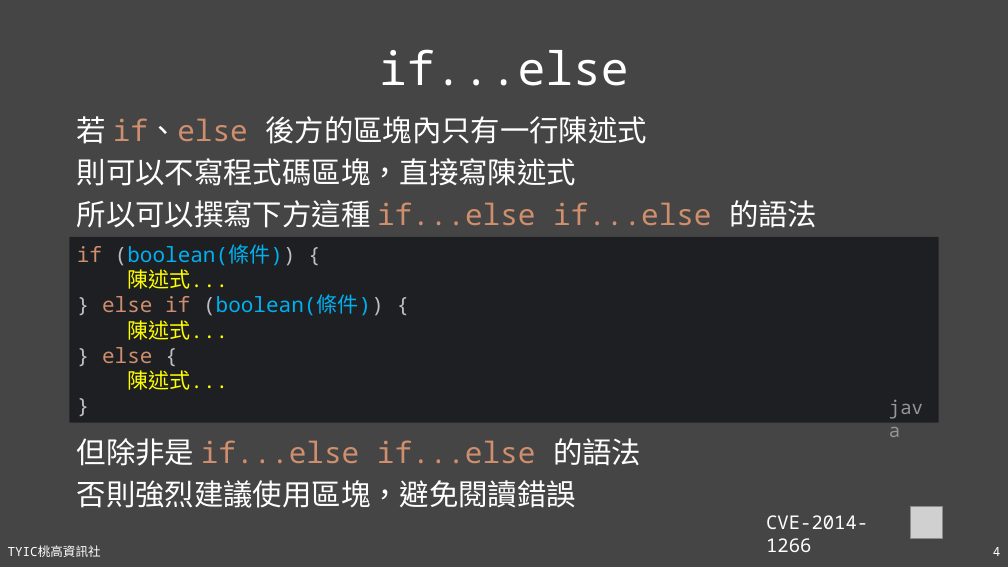
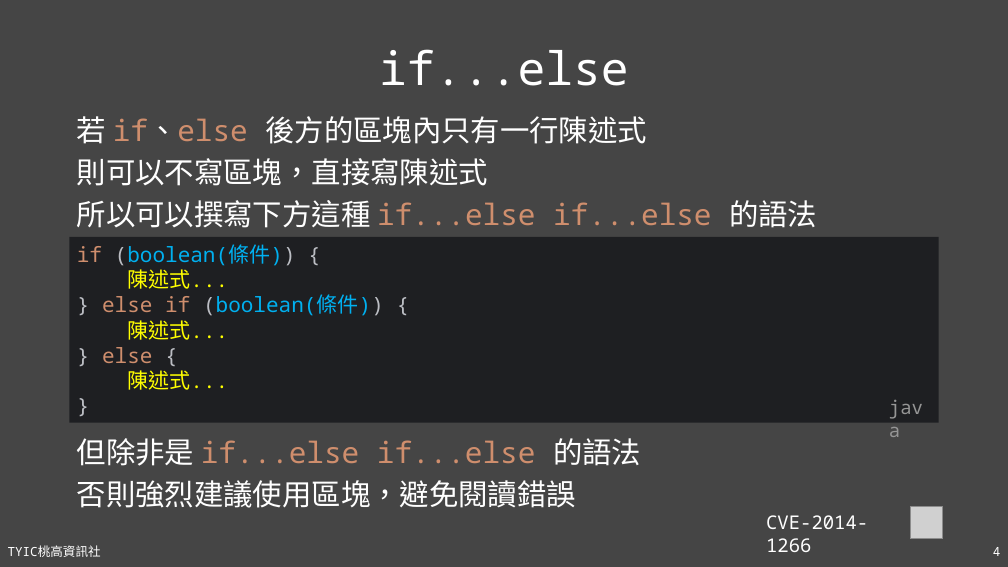
Before and after one commit to TYSHIC/slides, a slide deck: slide 4 of powerpoint/06_流程控制.pptx. Drawn at 1008x567 pixels with LibreOffice and Linux fonts; fonts in the diff are those of the drawing; grey boxes stand for pictures. Boxes give left, top, right and bottom in pixels: in the first picture for what was removed or moved away, otherwise in the second. Text is boxed around its words. In the diff, an @@ line names an element or a change of style, - is before the commit and + after.

```diff
--- a/powerpoint/06_流程控制.pptx
+++ b/powerpoint/06_流程控制.pptx
@@ text at <box>77,158,488,186</box>: text changed @@
-則可以不寫程式碼區塊，直接寫陳述式
+則可以不寫區塊，直接寫陳述式
```
Also in this commit, not shown: 4 other slides changed, 1 slide added, 1 other file.
